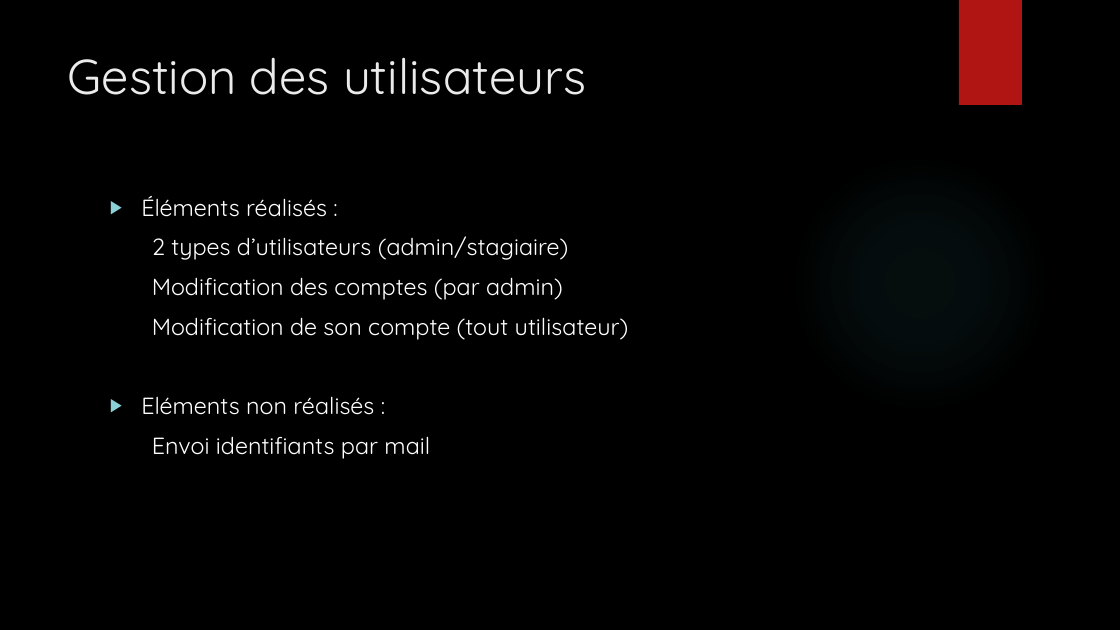
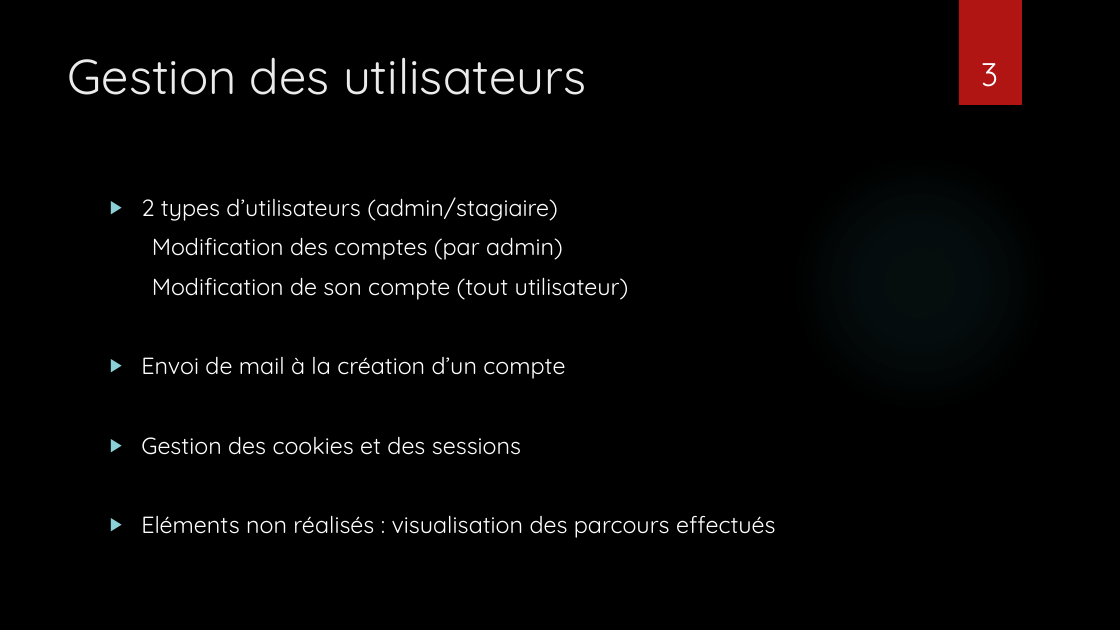
Before and after one commit to ChaKiG/SR03, a slide deck: slide 3 of Projet_stagiaire/ressources/SR03 Projet.pptx (slide 2 before the commit). Drawn at 1120x630 pixels with LibreOffice and Linux fonts; fonts in the diff are those of the drawing; background and template pictures are left out. Boxes give left, top, right and bottom in pixels: in the first picture for what was removed or moved away, otherwise in the second. Text is boxed around its words. In the diff, an @@ line names an element or a change of style, - is before the commit and + after.

```diff
--- a/Projet_stagiaire/ressources/SR03 Projet.pptx
+++ b/Projet_stagiaire/ressources/SR03 Projet.pptx
@@ page number added at bbox=[981, 63, 998, 87], 28 pt, text #FFFFFF @@
+3
@@ text at bbox=[141, 196, 327, 217]: paragraph removed @@
-▶ Éléments réalisés :
@@ text at bbox=[141, 197, 558, 221]: bullet none to ▶ @@
@@ text at bbox=[141, 357, 776, 538]: text changed @@
-▶ Eléments non réalisés :
-Envoi identifiants par mail
+▶ Envoi de mail à la création d’un compte
+▶ Gestion des cookies et des sessions
+▶ Eléments non réalisés : visualisation des parcours effectués
```
Also in this commit, not shown: 3 other slides changed, 2 slides added.
